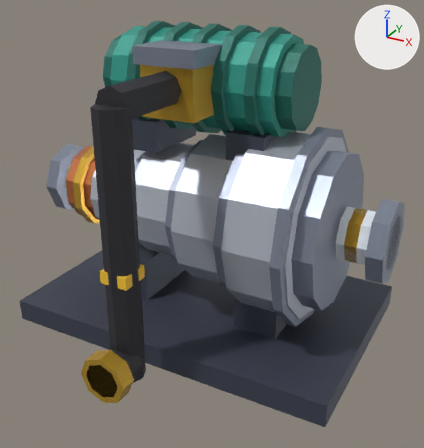
An edit to the Blender file assets/managed-models/engine-room/steam-turbine/steam-turbine.blend, drawn before and after from the same camera.
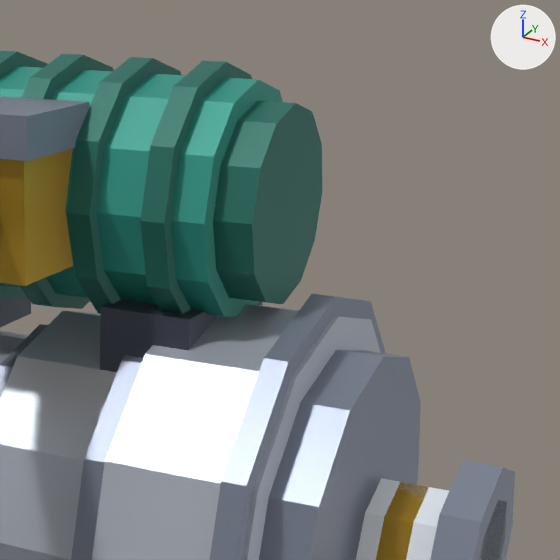
Old and new are each drawn whole from a 50 mm lens placed at (0.731, -1.316, 0.943), pointed at (0.063, -0.101, 0.335) and again close up on the part from 43% to 100% of the width and 0% to 54% of the height. The lights are fixed; the arrows at upper right show +X, +Y and +Z. The last two pictures show the newer version.

Names of what the first close-up shows: 'steam-turbine'.
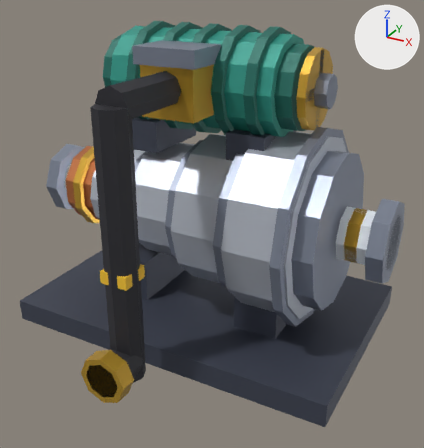
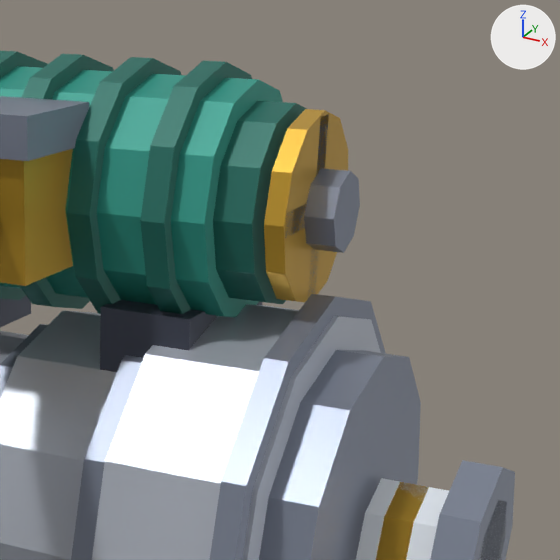
Changed parts and their boxes (x1, y1, x2, y2) in the close-ups (560 x 560 px):
'spin-x', added: after (264, 109, 360, 302)

What the commit changed:
Picture 'spin-x_MaskMap' (img_spin_x_maskmap) is new.
Picture 'spin-x_Emission' (img_spin_x_emission) is new.
Picture 'spin-x_BaseColor' (img_spin_x_basecolor) is new.
Material 'M_spin-x' (mat_m_spin_x) is new.
Uses the picture img_spin_x_basecolor.
Uses the picture img_spin_x_emission.
Uses the picture img_spin_x_maskmap.
Mesh me_spin_x is new.
It consists of a 12-sided cylinder along x spanning x 0.27..0.29, y -0.095..0.095, z -0.095..0.095; an 8-sided cylinder along x spanning x 0.27..0.32, y -0.04..0.04, z -0.04..0.04; a box spanning x 0.27..0.29, y -0.012..0.012, z -0.09..0.09; a box spanning x 0.27..0.29, y -0.09..0.09, z -0.012..0.012.
It uses material mat_m_spin_x.
Object 'spin-x' (ob_spin_x) is new; it shows me_spin_x.
Its parent is ob_steam_turbine.
Its location is (0.0, 0.0, 0.68).
